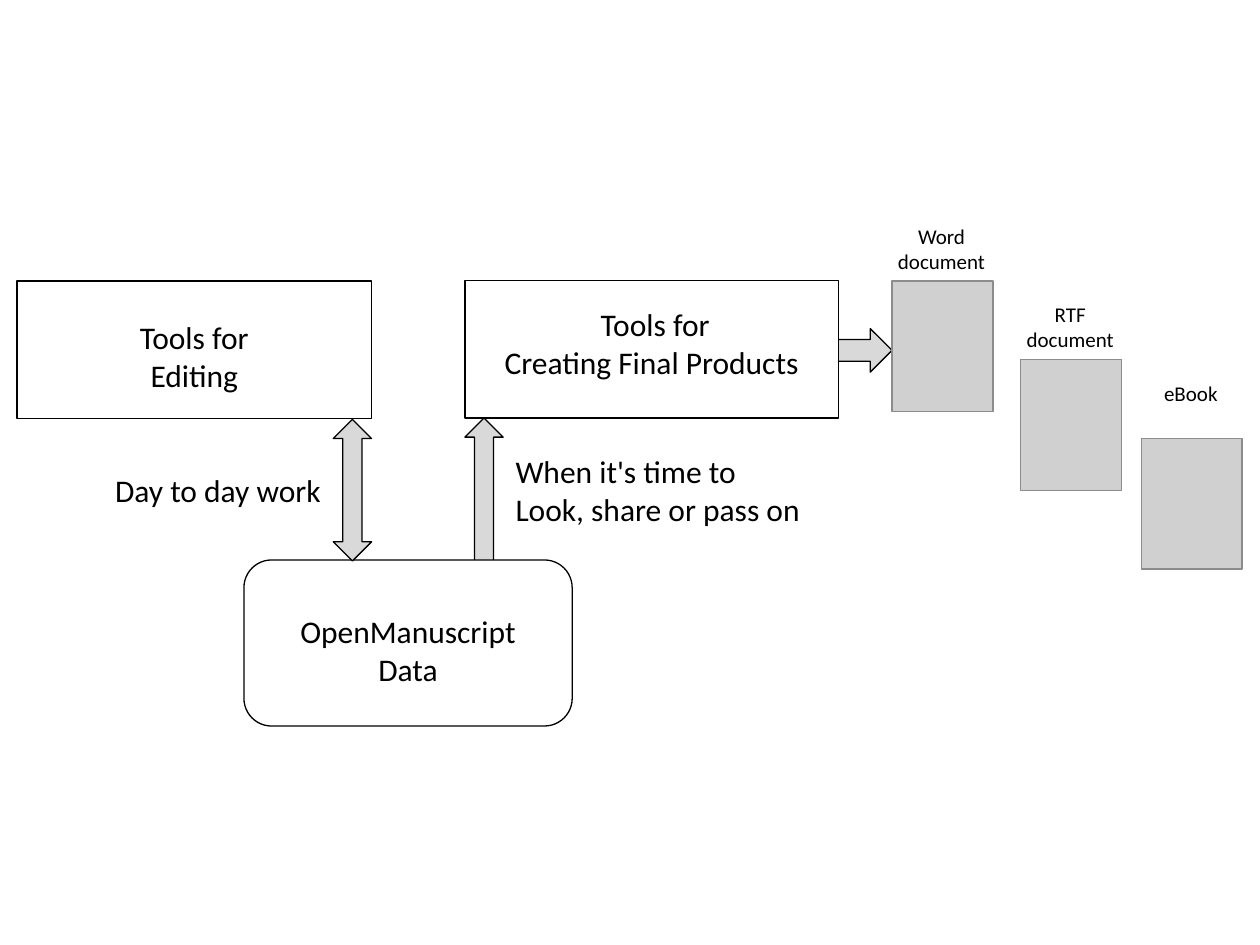
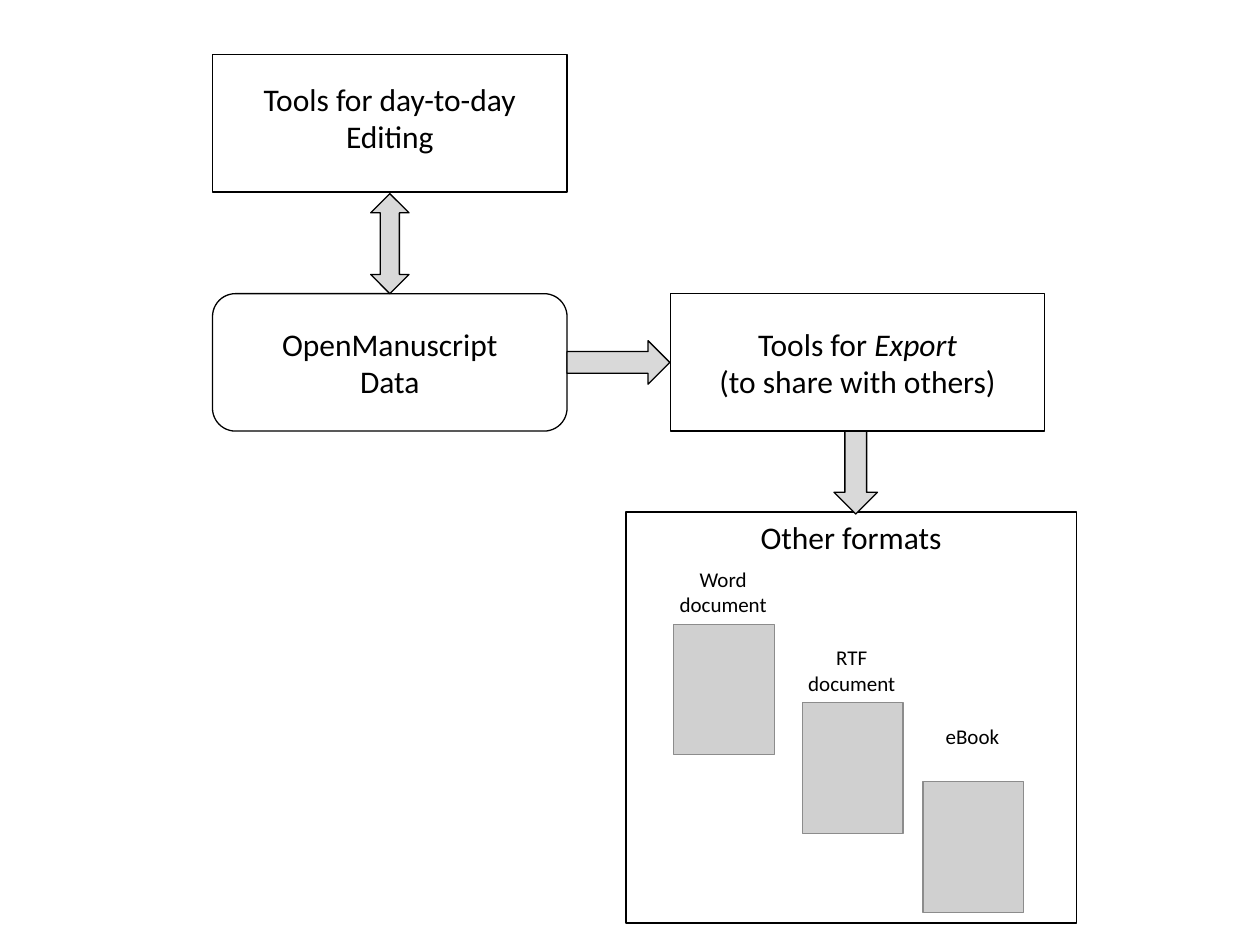
Before and after one commit to openmanuscript/openmanuscript, a slide deck: slide 1 of img/workflow.pptx. Drawn at 1260x945 pixels with LibreOffice and Linux fonts; fonts in the diff are those of the drawing; grey boxes stand for pictures. Boxes give left, top, right and bottom in pixels: in the first picture for what was removed or moved away, otherwise in the second. Text is boxed around its words. In the diff, an @@ line names an element or a change of style, - is before the commit and + after.

```diff
--- a/img/workflow.pptx
+++ b/img/workflow.pptx
@@ rectangle: place and size @@
-rectangle at (18, 281, 372, 418)
+rectangle at (213, 54, 567, 192)
@@ text at (264, 89, 516, 154): text changed @@
-Tools for
-Editing
+Tools for day-to-day Editing
@@ up down arrow: place and size @@
-up down arrow at (334, 420, 372, 561)
+up down arrow at (370, 194, 408, 294)
@@ rounded rectangle "OpenManuscript": place and size @@
-rounded rectangle "OpenManuscript" at (300, 621, 515, 682)
+rounded rectangle "OpenManuscript" at (213, 294, 567, 431)
@@ rounded rectangle "OpenManuscript" at (213, 294, 567, 431): vertical alignment top to middle; fill none to #FFFFFF; outline none to #000000 0.75 pt @@
@@ rectangle "Tools for Export": place and size @@
-rectangle "Tools for Export" at (465, 281, 838, 418)
+rectangle "Tools for Export" at (670, 294, 1043, 431)
@@ text removed at (505, 314, 799, 380) @@
-Tools for
-Creating Final Products
@@ right arrow added at (567, 340, 670, 384), fill #D9D9D9, outline #000000 0.75 pt @@
@@ text in rectangle at (719, 334, 996, 397): text added @@
+Tools for Export
+(to share with others)
@@ up arrow removed at (465, 418, 503, 582) @@
@@ right arrow at (833, 411, 878, 515): rotation 0 to 90 degrees @@
@@ text removed at (516, 461, 799, 526) @@
-When it's time to
-Look, share or pass on
@@ text removed at (115, 480, 321, 507) @@
-Day to day work
@@ rectangle added at (626, 512, 1077, 922), fill #FFFFFF, outline #000000 0.75 pt, 18 pt, text #000000 @@
+Other formats
@@ rounded rectangle removed at (244, 559, 573, 726) @@
@@ 3 pictures, 3 texts: place and size @@
-3 pictures, 3 texts at (892, 229, 1242, 570)
+3 pictures, 3 texts at (674, 572, 1024, 912)
```
Also in this commit, not shown: 1 other file.
